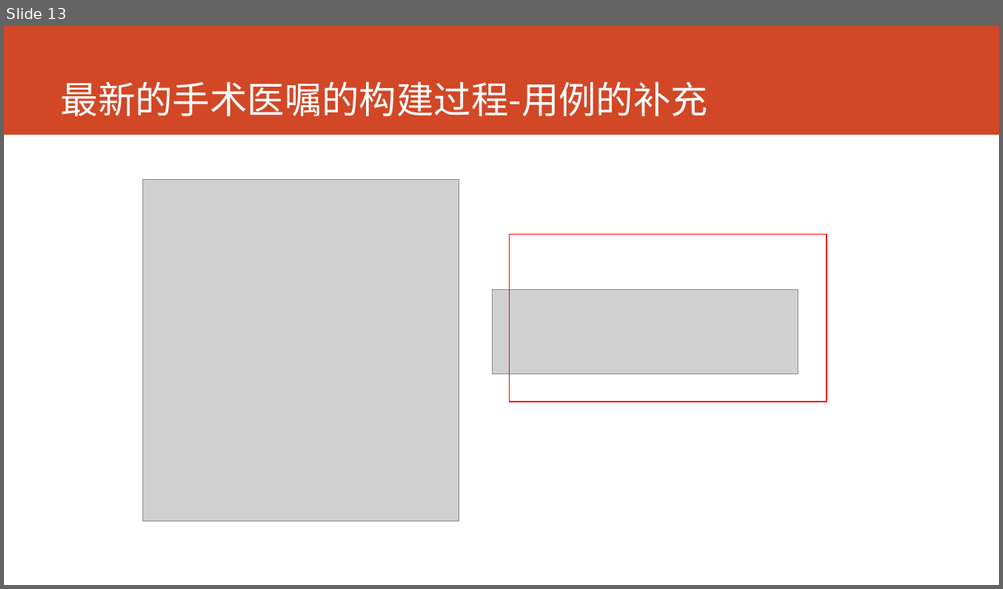
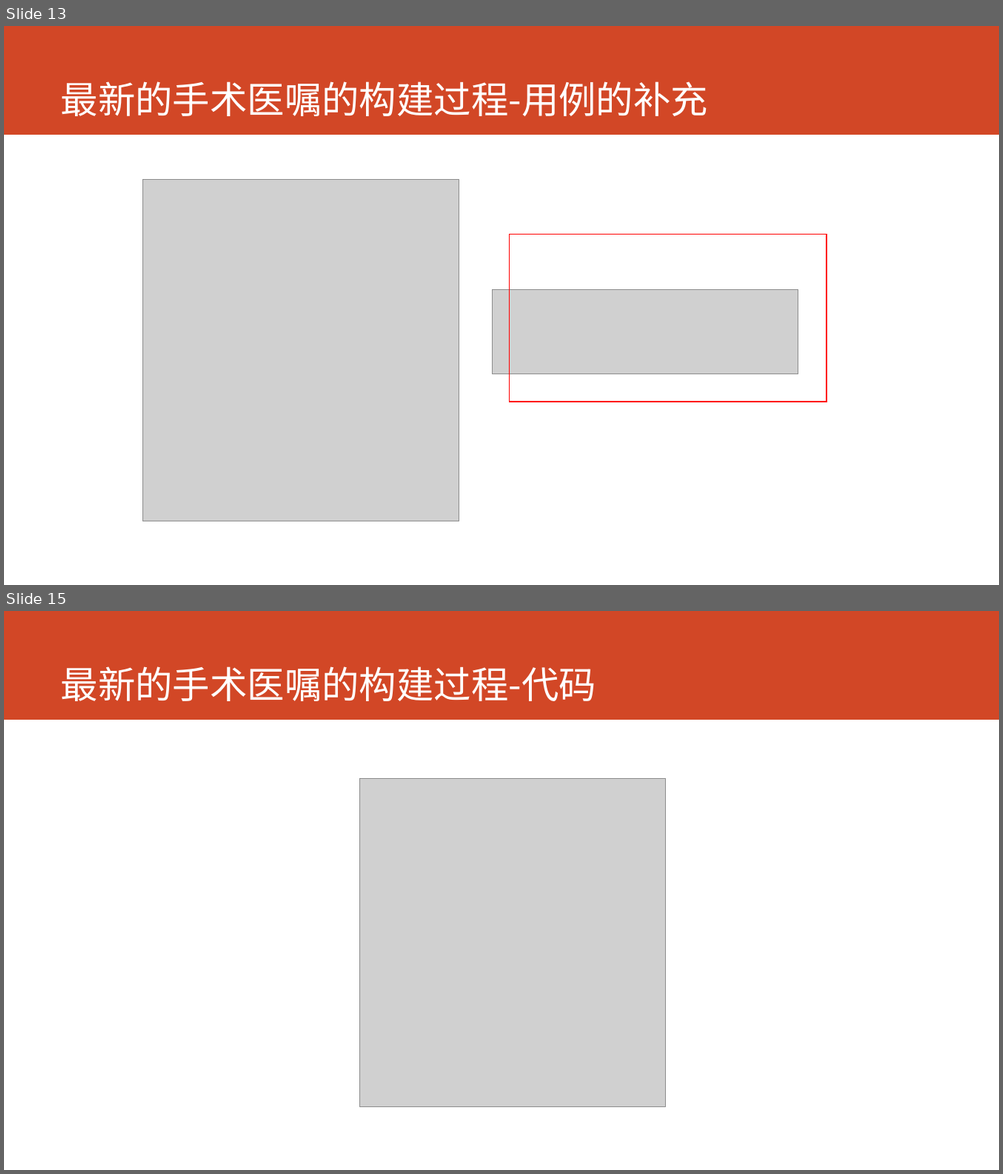
Before and after one commit to lixiangqi-github/hospital, a slide deck: doc/技术交流/2017-09-08医嘱/技术交流-2017-09-08.pptx. Shown one above the other, each under a label of ours: slide 13 before the commit, slides 13 and 15 after it; the slides between them are not shown. The pictures are 1003x589 and 1003x1174 pixels, drawn with LibreOffice and Linux fonts; fonts in the diff are those of the drawing; grey boxes stand for pictures. Boxes give left, top, right and bottom in pixels: in the first picture for what was removed or moved away, otherwise in the second. Text is boxed around its words. In the diff, an @@ line names an element or a change of style, - is before the commit and + after.

```diff
--- a/doc/技术交流/2017-09-08医嘱/技术交流-2017-09-08.pptx
+++ b/doc/技术交流/2017-09-08医嘱/技术交流-2017-09-08.pptx
@@ slide 15 added at [4, 611, 999, 1170], background #FFFFFF; not listed: 1 template element that a slide beside it also shows @@
@@ title added at [61, 667, 596, 701], 36 pt, text #FFFFFF @@
+最新的手术医嘱的构建过程-代码
@@ picture added at [360, 779, 665, 1108] @@
```
Also in this commit, not shown: 1 slide changed, 1 other slide added, 17 other files.
